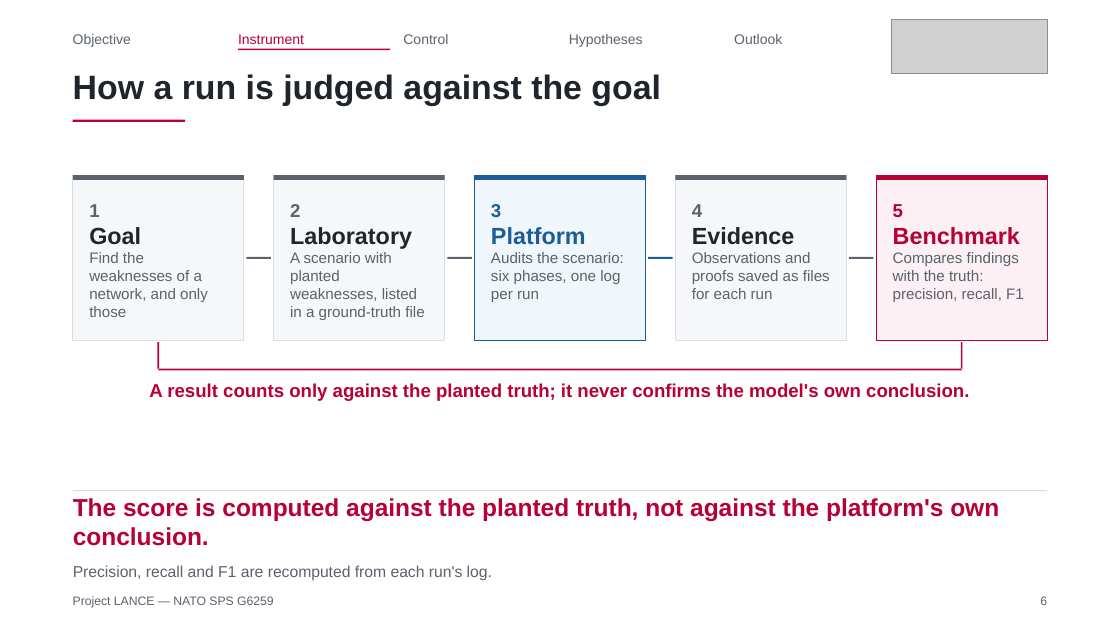
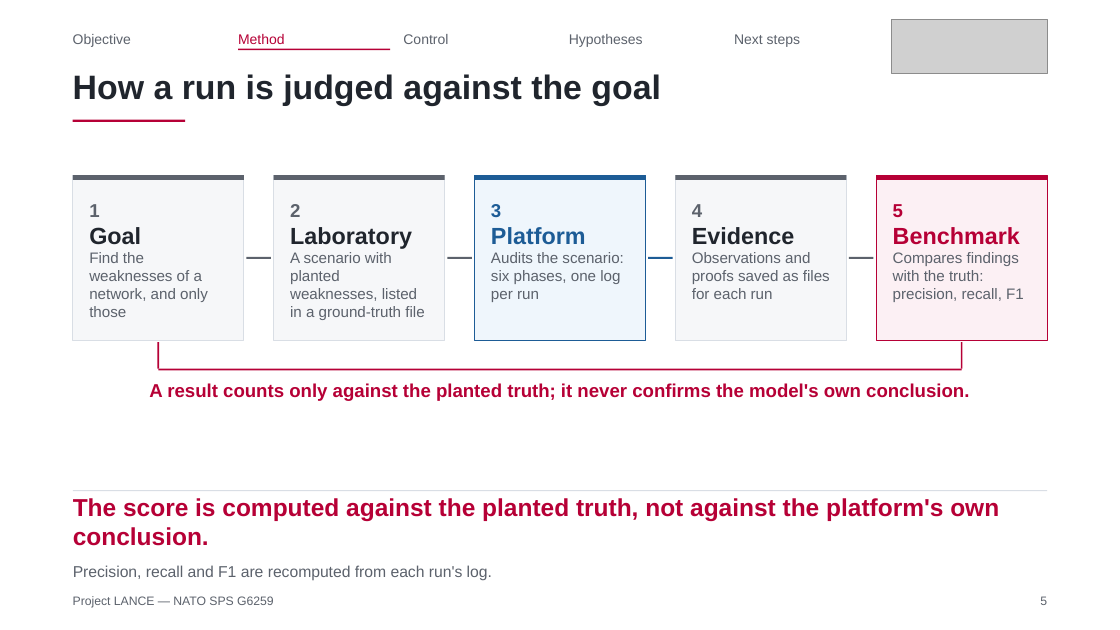
Before and after one commit to Tanguyvans/LANCE, a slide deck: slide 5 of objectifs/presentation-2026-10-23/slides.pptx (slide 6 before the commit). Drawn at 1120x630 pixels with LibreOffice and Linux fonts; fonts in the diff are those of the drawing; grey boxes stand for pictures. Boxes give left, top, right and bottom in pixels: in the first picture for what was removed or moved away, otherwise in the second. Text is boxed around its words. In the diff, an @@ line names an element or a change of style, - is before the commit and + after.

```diff
--- a/objectifs/presentation-2026-10-23/slides.pptx
+++ b/objectifs/presentation-2026-10-23/slides.pptx
@@ text at bbox=[238, 34, 285, 44]: text changed @@
-Instrument
+Method
@@ text at bbox=[734, 34, 800, 47]: text changed @@
-Outlook
+Next steps
```
Also in this commit, not shown: 9 other slides changed, 3 slides removed, 3 other files.
